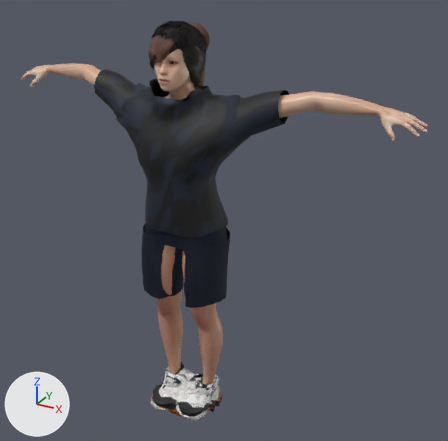
The glTF model FEL-full-app/public/models/candidates/fel-kit-female.glb as it was, and as the next commit left it.
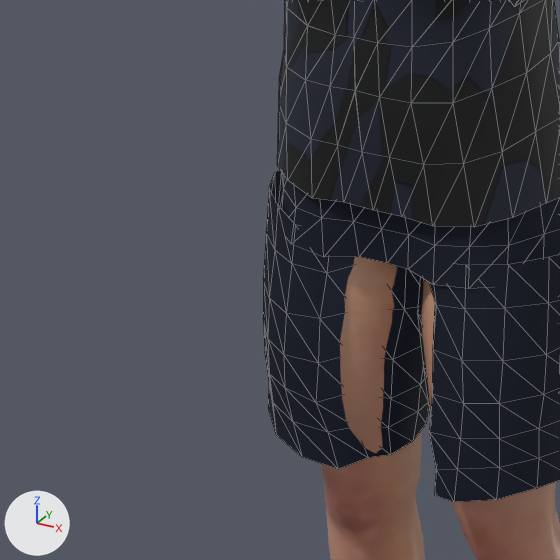
There are two pictures of each version: one whole from a 50 mm camera at (1.235, -1.947, 1.865) aimed at (0.129, 0.064, 0.859), one close up on the part from 17% to 48% of the width and 41% to 73% of the height. The axes (+X, +Y, +Z) are drawn at lower left. The lights are the same throughout. The older version's two pictures come first. The close-ups show mesh edges as thin lines. Vertices at exactly the same position are counted once.

Objects in the first close-up: 'Body', 'Kit_shorts_shorts_court', 'Kit_tops_top_bonds', 'Kit_tops_top_lab'.
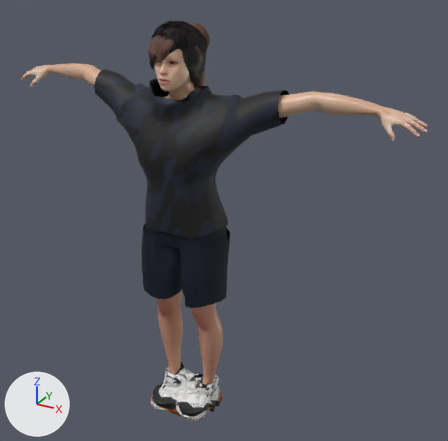
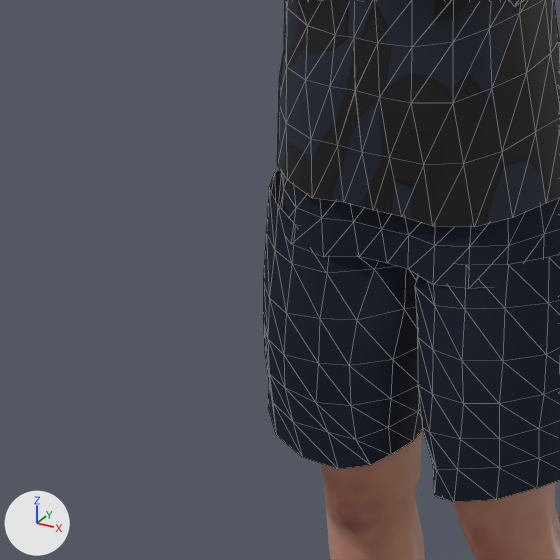
Boxes [x1, y1, x2, y2] around the edits, measured in the close-ups (560 x 560 px; the box of a moved part takes in the faces that stretch with it):
part 1 of me_jean_shorts, moved or reshaped
    before: [316, 257, 465, 469]
    after: [316, 257, 465, 499]

Edits to the bpy script that builds the scene:
```text
Change me_jean_shorts:
    used by ob_kit_shorts_shorts_court; location = (0.0, 0.0, 0.0)
    remove me_jean_shorts.from_pydata(...)  # 316 vertices, 528 faces; spans x -0.188..0.19, y -0.156..0.108, z 0.535..0.985
    add me_jean_shorts.from_pydata(...)  # 316 vertices, 528 faces; spans x -0.188..0.19, y -0.156..0.108, z 0.532..0.985
    me_jean_shorts part 1
    me_jean_shorts.vertices[129].co: (0.067, -0.132, 0.764) -> (0.067, -0.134, 0.765)  # pixel (436, 305) -> pixel (434, 305)
    me_jean_shorts.vertices[131].co: (0.044, -0.097, 0.767) -> (0.031, -0.114, 0.769)  # not seen -> pixel (414, 286)
    me_jean_shorts.vertices[153].co: (0.054, -0.11, 0.721) -> (0.043, -0.13, 0.722)  # not seen -> pixel (417, 337)
    me_jean_shorts.vertices[167].co: (0.056, -0.109, 0.667) -> (0.04, -0.129, 0.666)  # not seen -> pixel (417, 385)
    me_jean_shorts.vertices[181].co: (0.057, -0.11, 0.62) -> (0.044, -0.128, 0.617)  # not seen -> pixel (422, 427)
    me_jean_shorts.vertices[195].co: (0.066, -0.108, 0.582) -> (0.056, -0.13, 0.577)  # not seen -> pixel (432, 464)
    me_jean_shorts.vertices[209].co: (0.074, -0.097, 0.541) -> (0.063, -0.123, 0.535)  # not seen -> pixel (442, 499)
    me_jean_shorts.vertices[223].co: (-0.037, -0.09, 0.771) -> (-0.023, -0.107, 0.772)  # not seen -> pixel (374, 269)
    me_jean_shorts.vertices[248].co: (-0.047, -0.107, 0.719) -> (-0.034, -0.126, 0.72)  # not seen -> pixel (356, 320)
    me_jean_shorts.vertices[262].co: (-0.054, -0.112, 0.668) -> (-0.041, -0.133, 0.668)  # not seen -> pixel (349, 365)
    me_jean_shorts.vertices[276].co: (-0.055, -0.112, 0.622) -> (-0.042, -0.131, 0.62)  # not seen -> pixel (350, 405)
    me_jean_shorts.vertices[290].co: (-0.054, -0.107, 0.58) -> (-0.043, -0.124, 0.576)  # not seen -> pixel (355, 439)
    me_jean_shorts.vertices[304].co: (-0.044, -0.1, 0.542) -> (-0.036, -0.108, 0.539)  # pixel (368, 457) -> pixel (370, 465)
    other edits to the shape of me_jean_shorts do not show in these pictures
```
